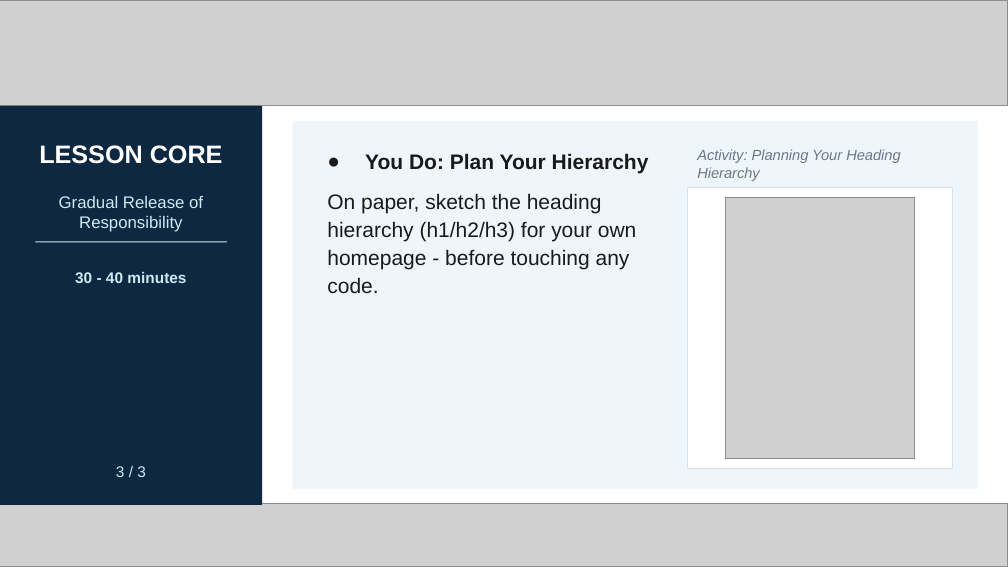
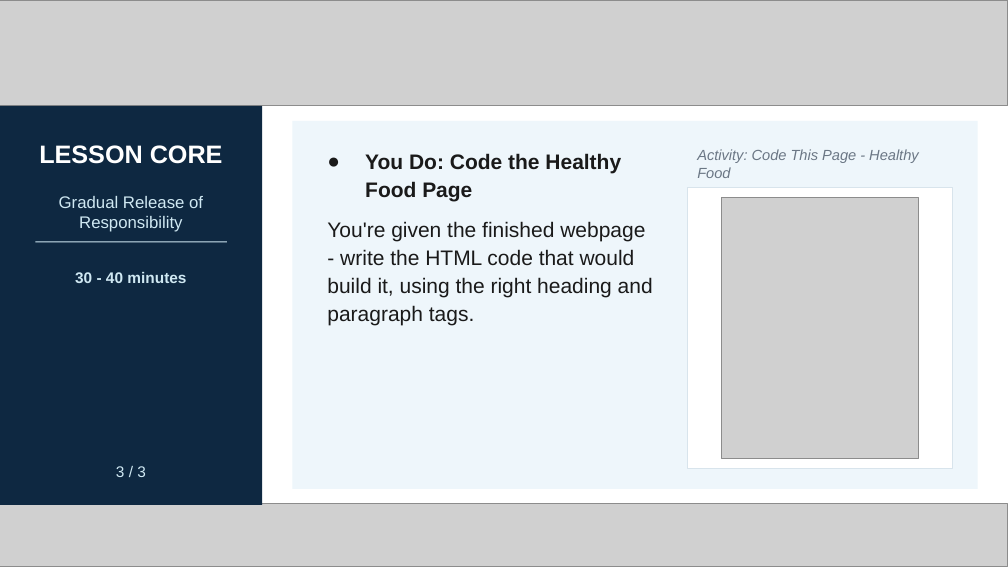
Before and after one commit to Arwa-Abboud/design1-term1-html-unit, a slide deck: slide 9 of resources/week-03/W3L1 - Headings & Paragraphs - Structuring Text.pptx. Drawn at 1008x567 pixels with LibreOffice and Linux fonts; fonts in the diff are those of the drawing; grey boxes stand for pictures. Boxes give left, top, right and bottom in pixels: in the first picture for what was removed or moved away, otherwise in the second. Text is boxed around its words. In the diff, an @@ line names an element or a change of style, - is before the commit and + after.

```diff
--- a/resources/week-03/W3L1 - Headings & Paragraphs - Structuring Text.pptx
+++ b/resources/week-03/W3L1 - Headings & Paragraphs - Structuring Text.pptx
@@ text at box(697, 149, 919, 178): text changed @@
-Activity: Planning Your Heading Hierarchy
+Activity: Code This Page - Healthy Food
@@ text at box(327, 153, 653, 325): text changed @@
-● You Do: Plan Your Hierarchy
-On paper, sketch the heading hierarchy (h1/h2/h3) for your own homepage - before touching any code.
+● You Do: Code the Healthy Food Page
+You're given the finished webpage - write the HTML code that would build it, using the right heading and paragraph tags.
@@ picture: place and size @@
-picture at box(726, 198, 914, 459)
+picture at box(722, 198, 918, 459)
```
Also in this commit, not shown: 1 other file.
